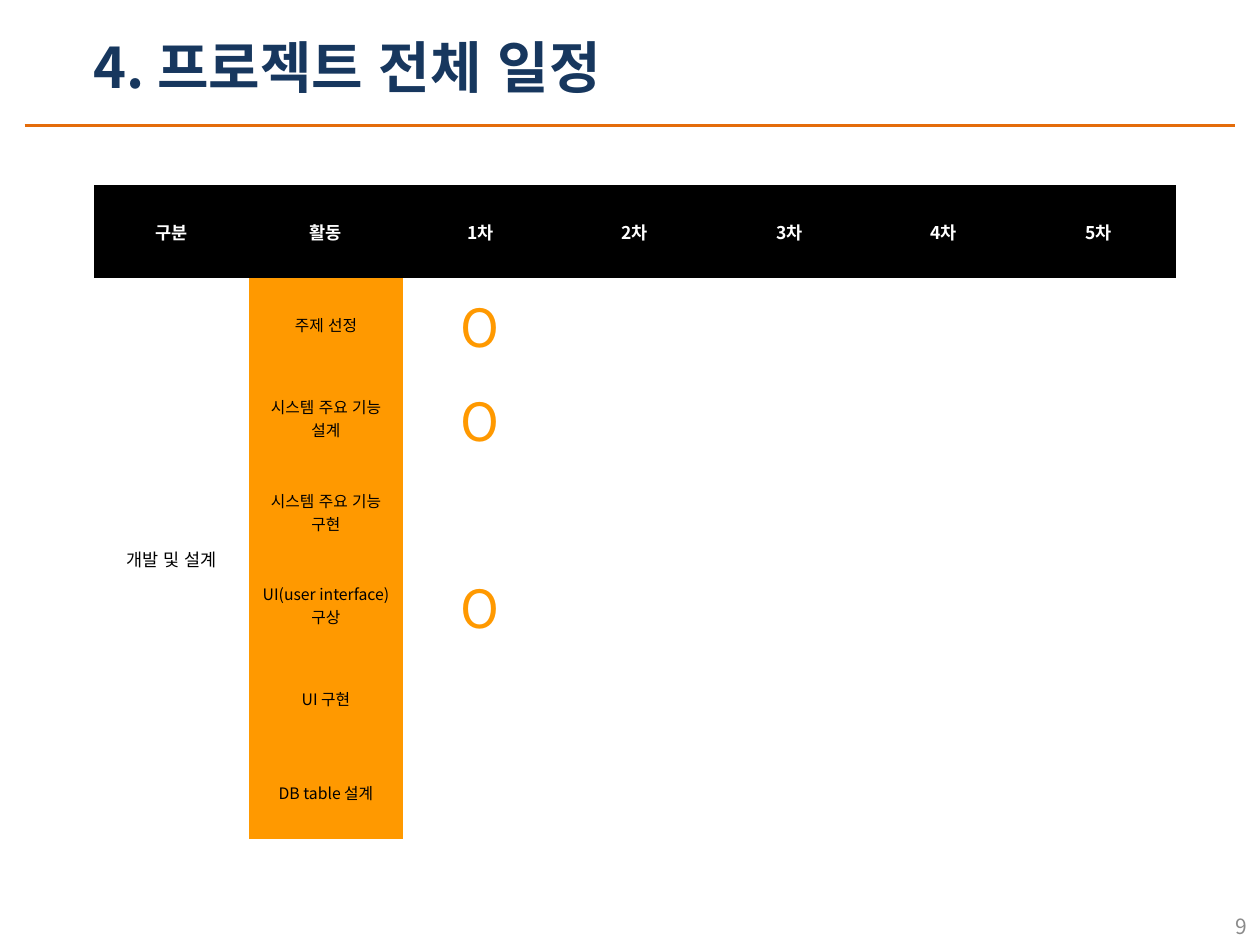
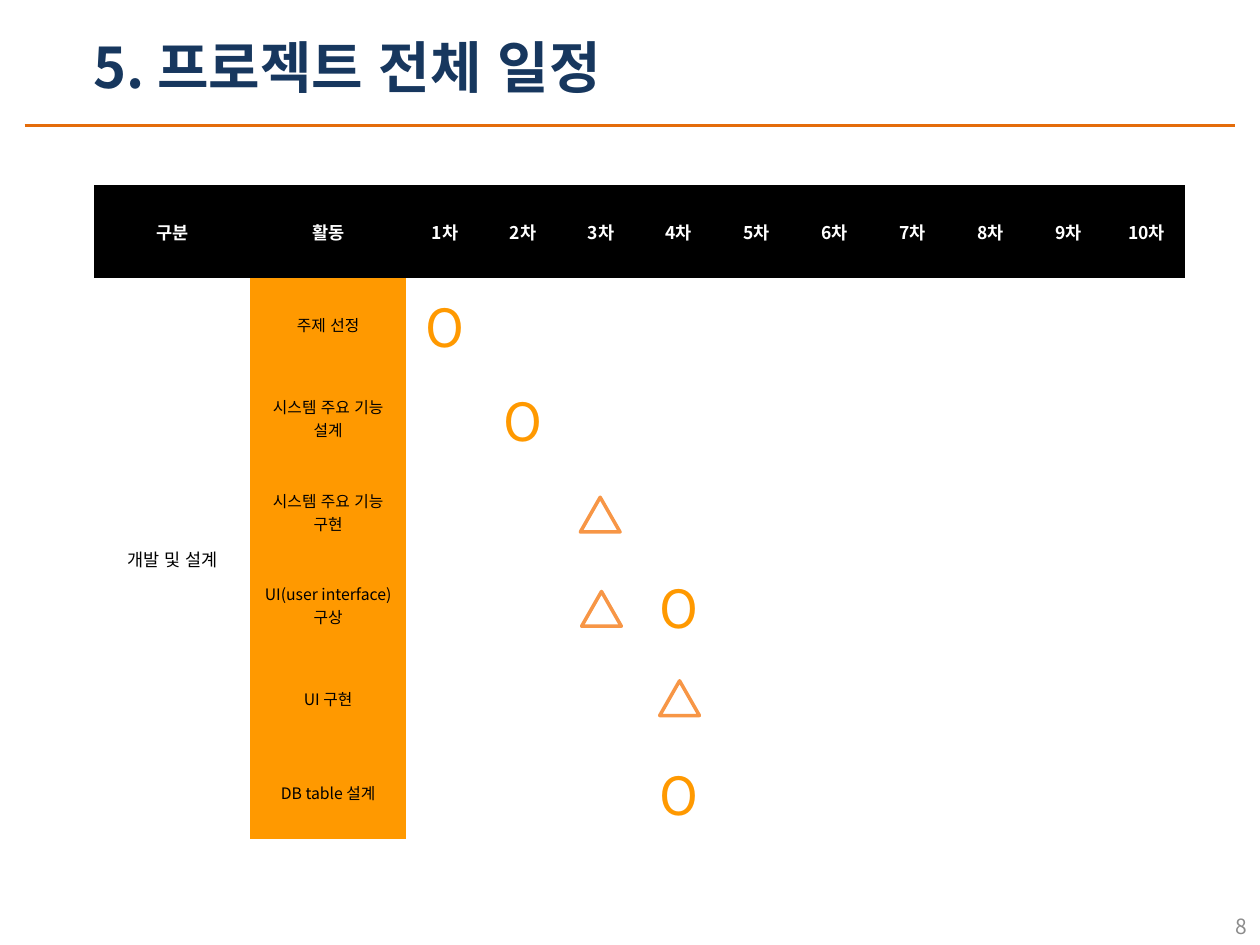
Before and after one commit to Hong-lol/sever11team, a slide deck: slide 8 of 서버프로그래밍11팀.pptx (slide 9 before the commit). Drawn at 1260x945 pixels with LibreOffice and Linux fonts; fonts in the diff are those of the drawing. Boxes give left, top, right and bottom in pixels: in the first picture for what was removed or moved away, otherwise in the second. Text is boxed around its words. In the diff, an @@ line names an element or a change of style, - is before the commit and + after.

```diff
--- a/서버프로그래밍11팀.pptx
+++ b/서버프로그래밍11팀.pptx
@@ text at (93,41,601,93): text changed @@
-4. 프로젝트 전체 일정
+5. 프로젝트 전체 일정
@@ table at (94,185,1188,840) @@
-column 3, row 3: O
+column 3, row 3: 
-column 3, row 5: O
+column 3, row 5: 
-column 4, row 3: 
+column 4, row 3: O
-column 6, row 5: 
+column 6, row 5: O
-column 6, row 7: 
+column 6, row 7: O
+column 8: 6차 |  |  |  |  |  | 
+column 9: 7차 |  |  |  |  |  | 
+column 10: 8차 |  |  |  |  |  | 
+column 11: 9차 |  |  |  |  |  | 
+column 12: 10차 |  |  |  |  |  | 
@@ table: place and size @@
-table at (94,185,1179,840)
+table at (94,185,1188,840)
@@ triangle added at (581,498,620,533), fill #FFFFFF, outline #F79646 2 pt @@
@@ triangle added at (582,591,621,626), fill #FFFFFF, outline #F79646 2 pt @@
@@ triangle added at (660,680,699,716), fill #FFFFFF, outline #F79646 2 pt @@
@@ page number at (1236,918,1248,934): text changed @@
-9
+8
```
Also in this commit, not shown: 3 other slides changed, 1 slide removed, 4 other files.
